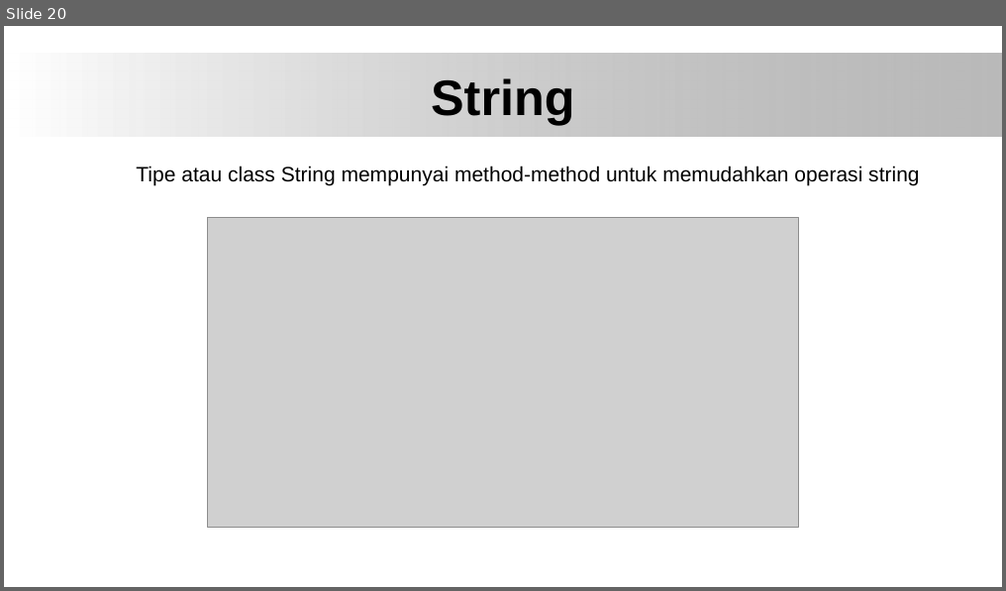
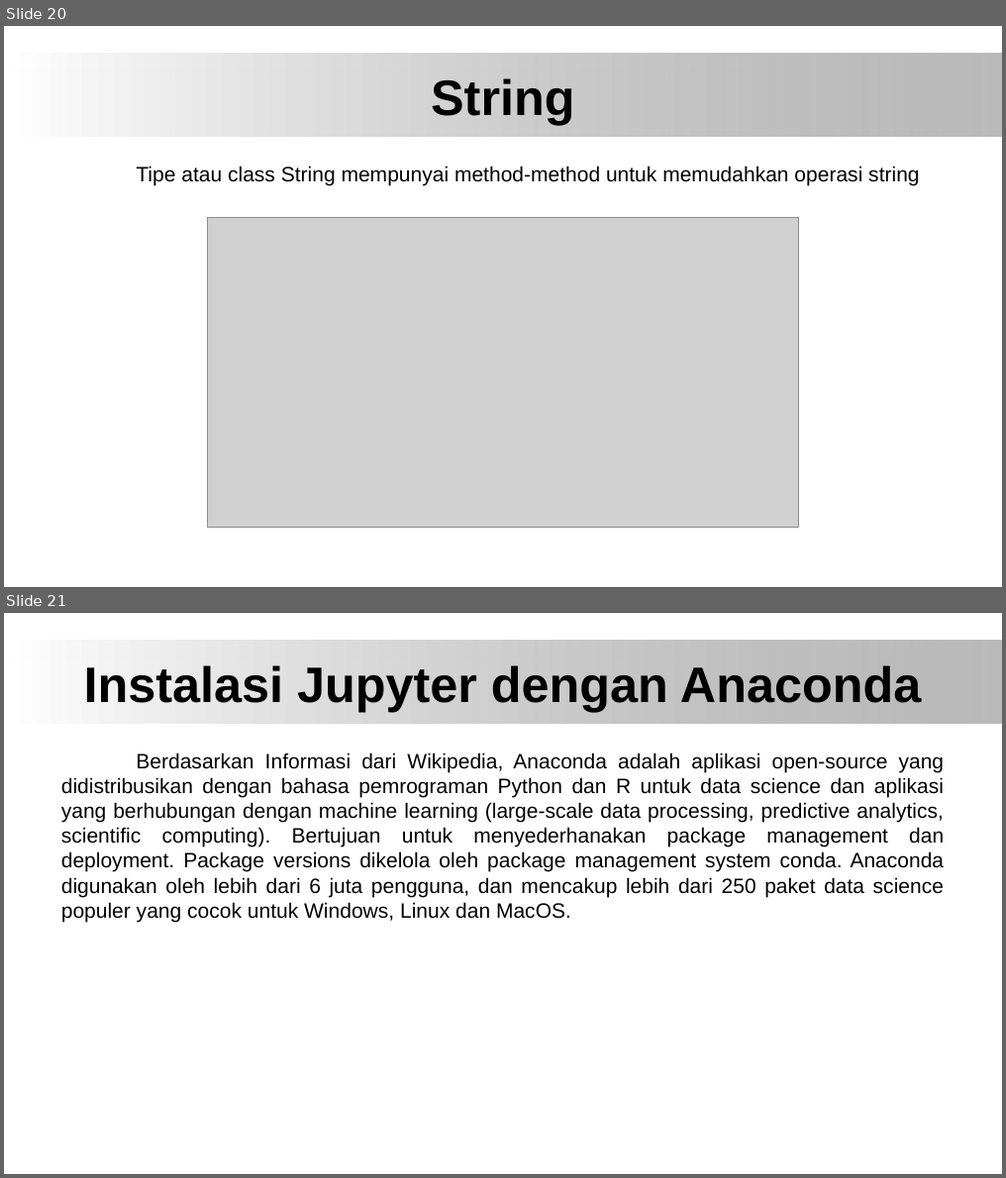
Before and after one commit to bayuytr/Pengantar-Deep-Learning, a slide deck: Tugas 1 Pengantar Python (Bayu Yunan Toro_4IA17_511415304).pptx. Shown one above the other, each under a label of ours: slide 20 before the commit, slides 20 and 21 after it. The pictures are 1006x591 and 1006x1178 pixels, drawn with LibreOffice and Linux fonts; fonts in the diff are those of the drawing; grey boxes stand for pictures; background and template pictures are left out. Boxes give left, top, right and bottom in pixels: in the first picture for what was removed or moved away, otherwise in the second. Text is boxed around its words. In the diff, an @@ line names an element or a change of style, - is before the commit and + after.

Commit message:
Update File Jupyter and Seaborn

```diff
--- a/Tugas 1 Pengantar Python (Bayu Yunan Toro_4IA17_511415304).pptx
+++ b/Tugas 1 Pengantar Python (Bayu Yunan Toro_4IA17_511415304).pptx
@@ slide 21 added at (x1=4, y1=613, x2=1002, y2=1174), background #FFFFFF; not listed: 1 template element that a slide beside it also shows @@
@@ title added at (x1=84, y1=665, x2=921, y2=711), 48 pt, text #000000, bold @@
+Instalasi Jupyter dengan Anaconda
@@ text added at (x1=61, y1=753, x2=944, y2=922), 20 pt, text #000000 @@
+Berdasarkan Informasi dari Wikipedia, Anaconda adalah aplikasi open-source yang didistribusikan dengan bahasa pemrograman Python dan R untuk data science dan aplikasi yang berhubungan dengan machine learning (large-scale data processing, predictive analytics, scientific computing). Bertujuan untuk menyederhanakan package management dan deployment. Package versions dikelola oleh package management system conda. Anaconda digunakan oleh lebih dari 6 juta pengguna, dan mencakup lebih dari 250 paket data science populer yang cocok untuk Windows, Linux dan MacOS.
```
Also in this commit, not shown: 1 slide changed, 8 other slides added.
